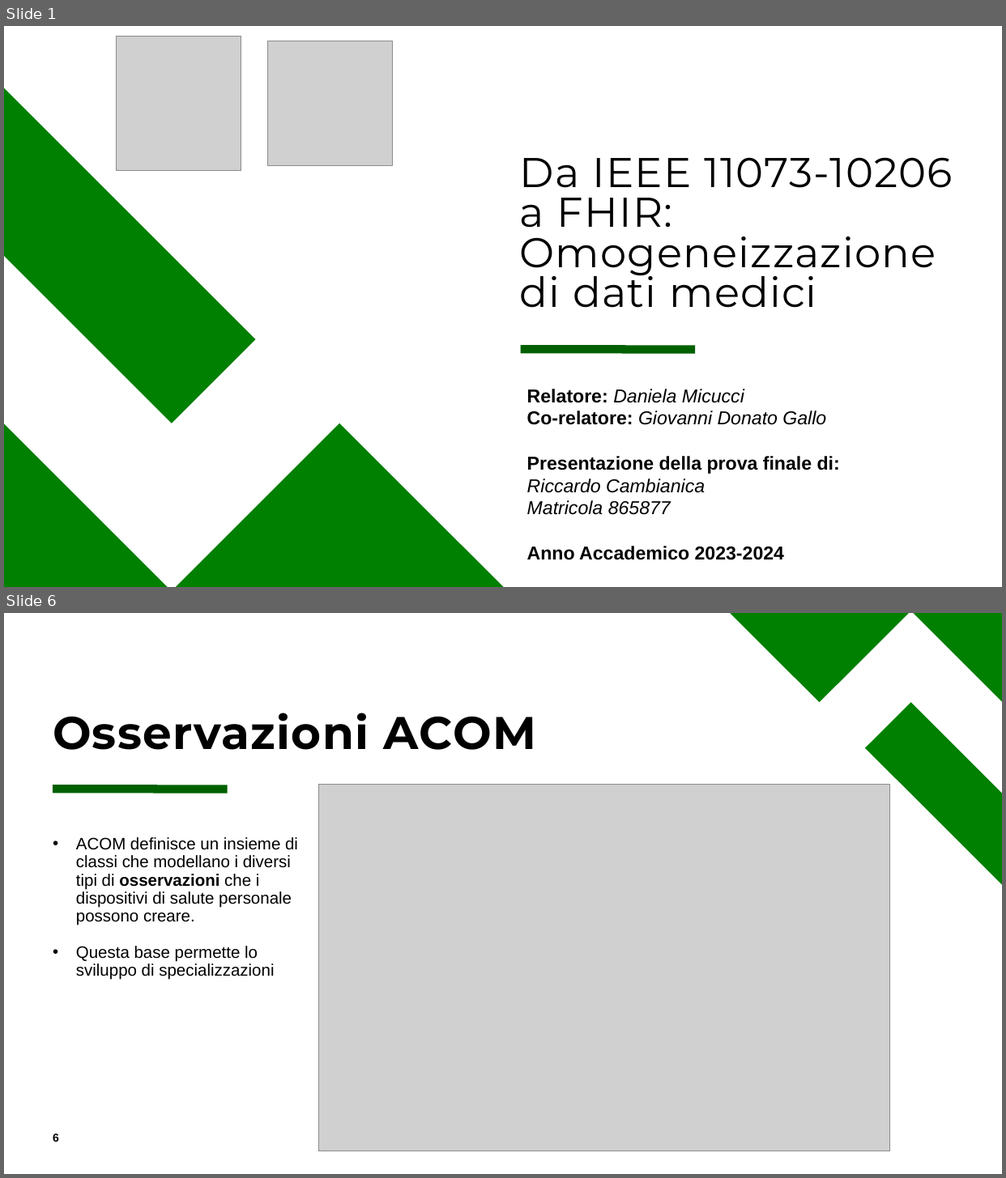
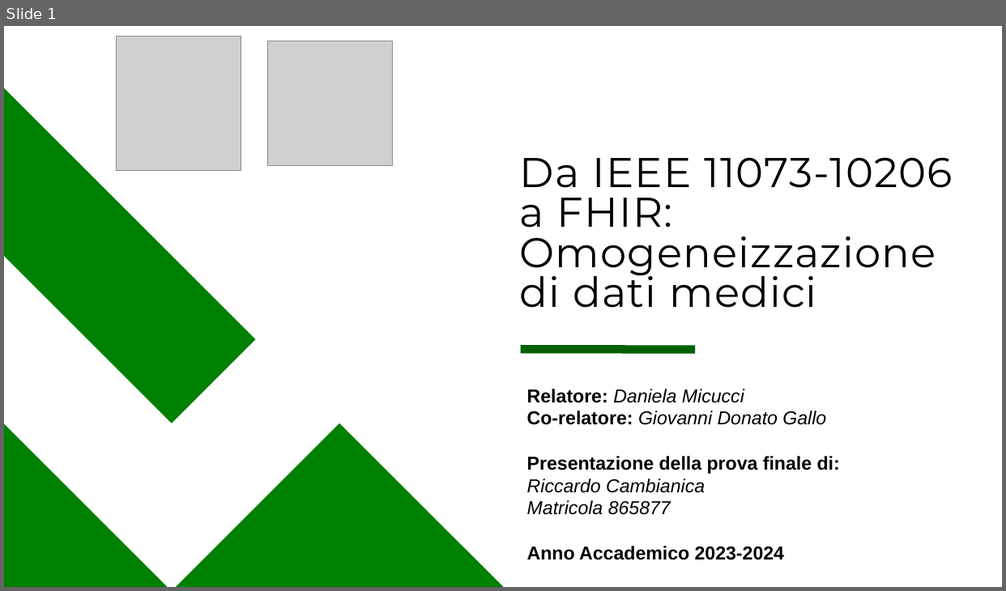
Before and after one commit to rcambianica/Stage, a slide deck: Relazione/Da IEEE 11073-10206 a FHIR.pptx. Shown one above the other, each under a label of ours: slides 1 and 6 before the commit, slide 1 after it; the slides between them are not shown. The pictures are 1006x1178 and 1006x591 pixels, drawn with LibreOffice and Linux fonts; fonts in the diff are those of the drawing; grey boxes stand for pictures. Boxes give left, top, right and bottom in pixels: in the first picture for what was removed or moved away, otherwise in the second. Text is boxed around its words. In the diff, an @@ line names an element or a change of style, - is before the commit and + after.

```diff
--- a/Relazione/Da IEEE 11073-10206 a FHIR.pptx
+++ b/Relazione/Da IEEE 11073-10206 a FHIR.pptx
@@ slide 6 removed at (4,613,1002,1174), background #FFFFFF @@
@@ freeform shape removed at (731,613,909,702) @@
@@ freeform shape removed at (914,613,1002,702) @@
@@ freeform shape removed at (865,702,1002,884) @@
@@ title removed at (53,713,537,750) @@
-Osservazioni ACOM
@@ line removed from (53, 789) to (227, 789) @@
@@ picture removed at (318,785,889,1152) @@
@@ text removed at (76,837,298,980) @@
-• ACOM definisce un insieme di classi che modellano i diversi tipi di osservazioni che i dispositivi di salute personale possono creare.
-• Questa base permette lo sviluppo di specializzazioni
@@ page number removed at (53,1134,59,1142) @@
-6
```
Also in this commit, not shown: 4 slides changed, 3 slides added, 1 other slide removed, 10 other files.
